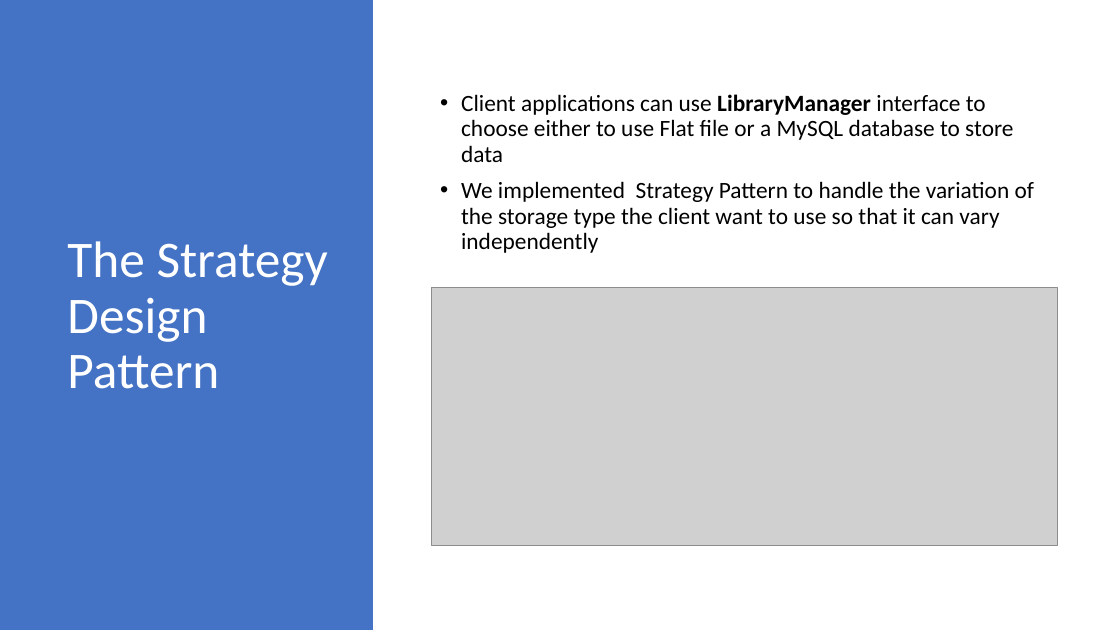
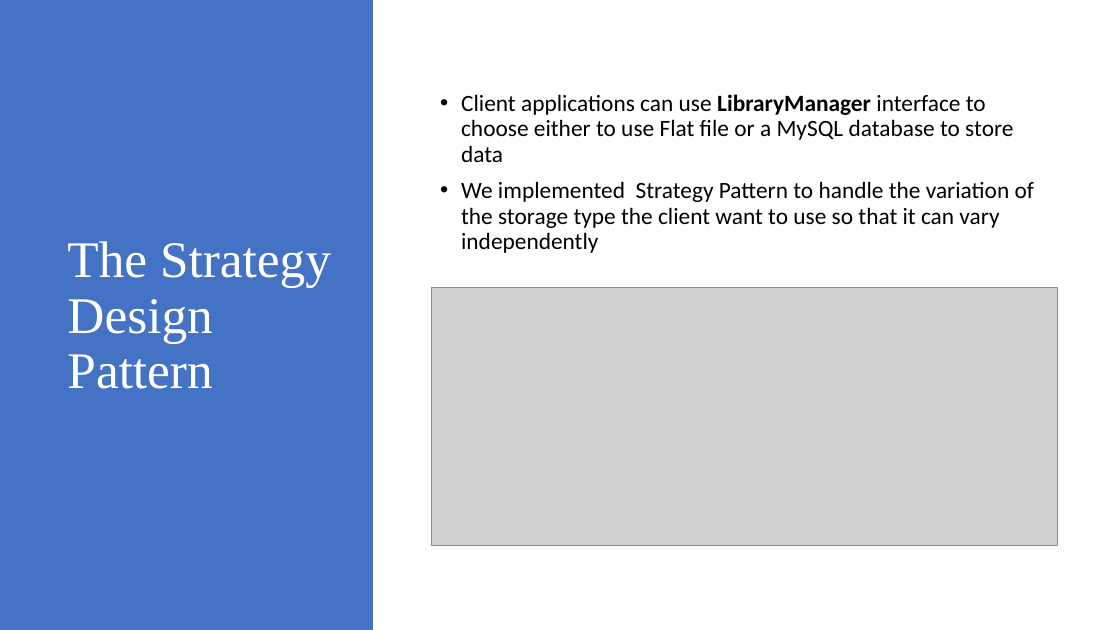
Before and after one commit to asdprojectlibrary/FrameworkLibraryProject, a slide deck: slide 8 of FinalLibraryFrameworkDesignDocument.pptx. Drawn at 1120x630 pixels with LibreOffice and Linux fonts; fonts in the diff are those of the drawing; grey boxes stand for pictures. Boxes give left, top, right and bottom in pixels: in the first picture for what was removed or moved away, otherwise in the second. Text is boxed around its words. In the diff, an @@ line names an element or a change of style, - is before the commit and + after.

Commit message:
document clean up, formatting

```diff
--- a/FinalLibraryFrameworkDesignDocument.pptx
+++ b/FinalLibraryFrameworkDesignDocument.pptx
@@ title "The Strategy Design Pattern" at box(67, 241, 331, 389): font Calibri to Times New Roman @@
```
Also in this commit, not shown: 12 other slides changed.
